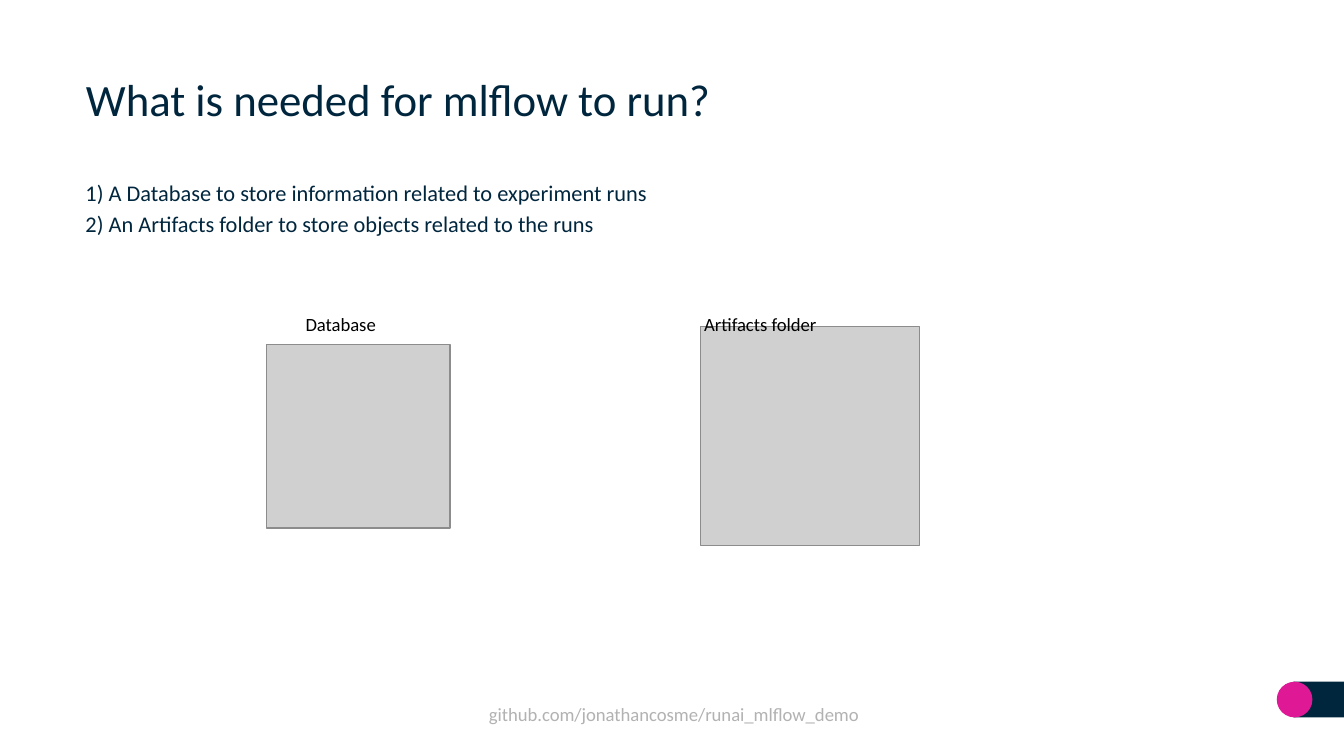
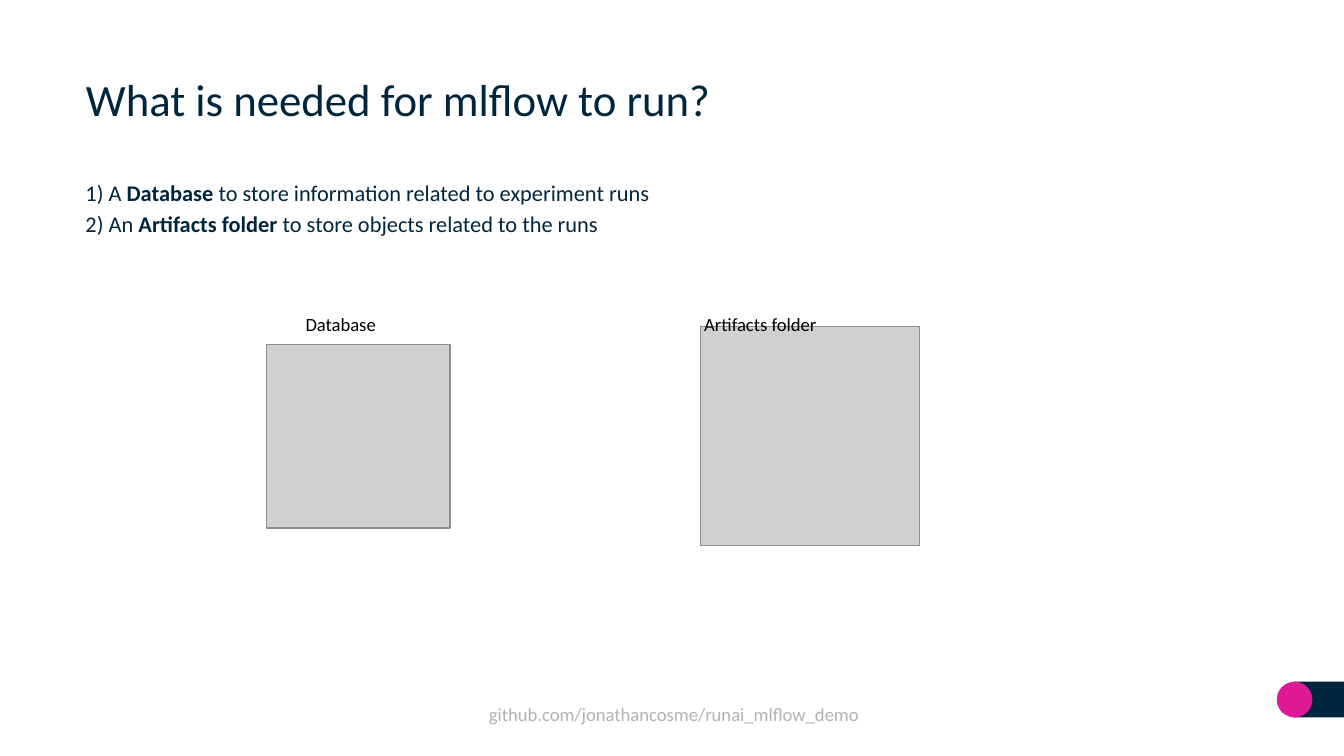
Before and after one commit to jonathancosme/runai_mlflow_demo, a slide deck: slide 3 of docs/runai_mlflow_ui.pptx. Drawn at 1344x756 pixels with LibreOffice and Linux fonts; fonts in the diff are those of the drawing; grey boxes stand for pictures; background and template pictures are left out. Boxes give left, top, right and bottom in pixels: in the first picture for what was removed or moved away, otherwise in the second. Text is boxed around its words. In the diff, an @@ line names an element or a change of style, - is before the commit and + after.

```diff
--- a/docs/runai_mlflow_ui.pptx
+++ b/docs/runai_mlflow_ui.pptx
@@ text "1) A Database to store ..." at [85,185,649,236]: bold on in "Database", "Artifacts folder" @@
```
Also in this commit, not shown: 5 other slides changed, 3 other files.
